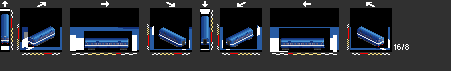
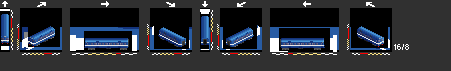
Before/after of a w=451, h=71 layered artwork. What changed in the layer stack:
painted on "X1" over [37, 37, 375, 50]
